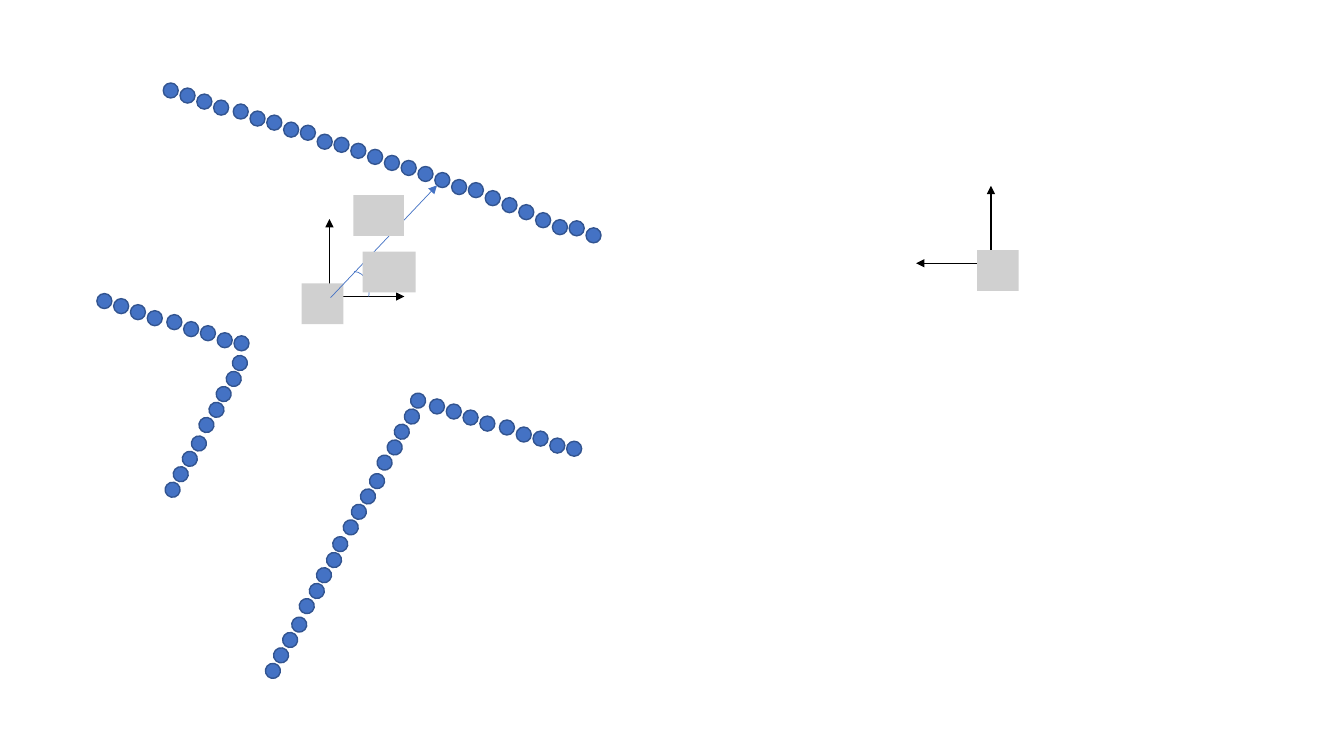
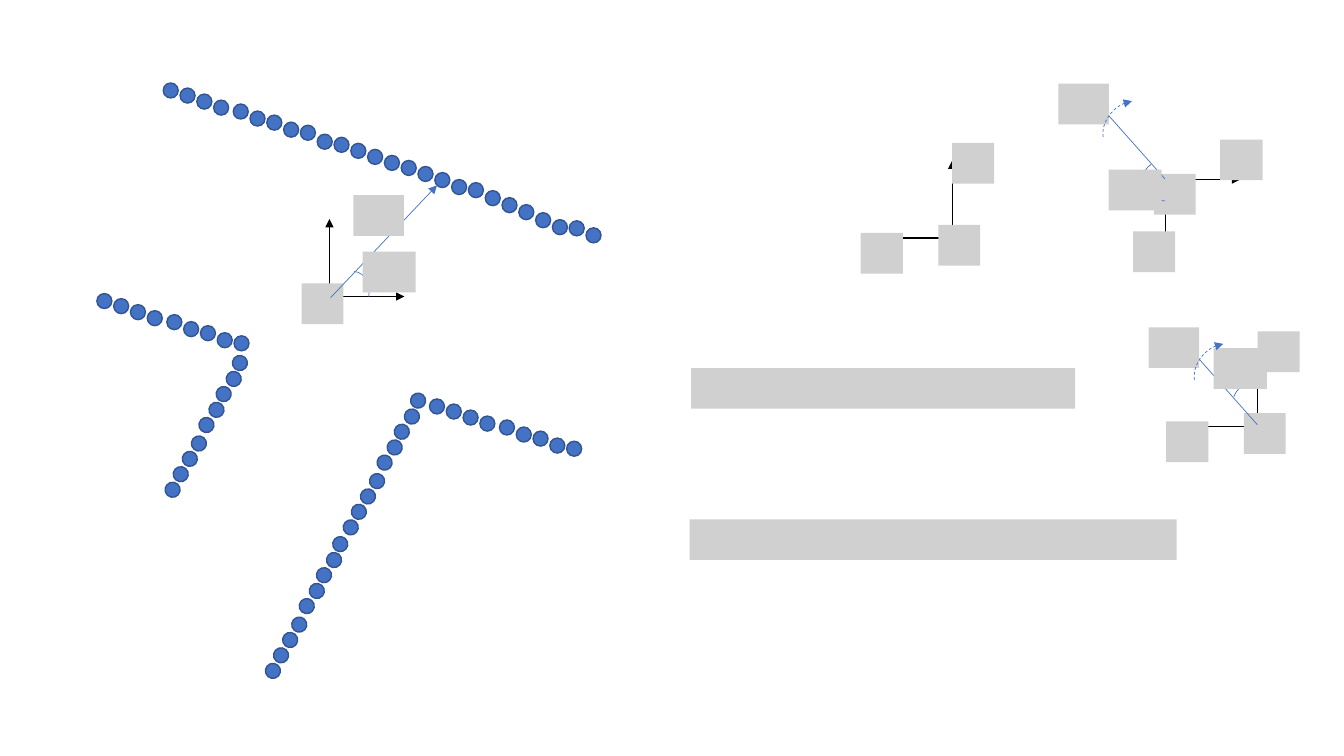
Before and after one commit to ShisatoYano/SLAMDesignUML, a slide deck: slide 1 of SLAM_Theoretical_Formulas.pptx. Drawn at 1344x756 pixels with LibreOffice and Linux fonts; fonts in the diff are those of the drawing; grey boxes stand for pictures. Boxes give left, top, right and bottom in pixels: in the first picture for what was removed or moved away, otherwise in the second. Text is boxed around its words. In the diff, an @@ line names an element or a change of style, - is before the commit and + after.

Commit message:
add coordinate of scan laser and robot

```diff
--- a/SLAM_Theoretical_Formulas.pptx
+++ b/SLAM_Theoretical_Formulas.pptx
@@ picture added at (1059,84,1109,124) @@
@@ arrow added from (1166, 179) to (1085, 88), #4472C4 0.5 pt @@
@@ arc (boxed as its full ellipse) added at (1093,90,1167,164), outline #4472C4 0.5 pt dashed @@
@@ picture added at (953,143,995,184) @@
@@ picture added at (1221,139,1263,179) @@
@@ picture added at (1109,169,1163,210) @@
@@ arc (boxed as its full ellipse) added at (1142,160,1189,201), outline #4472C4 0.5 pt @@
@@ picture added at (1154,174,1196,215) @@
@@ arrow added from (1165, 179) to (1240, 179), #000000 1 pt @@
@@ arrow added from (1166, 178) to (1166, 257), #000000 1 pt @@
@@ picture added at (861,233,903,273) @@
@@ 2 arrows, 1 picture: place and size @@
-2 arrows, 1 picture at (917,186,1018,290)
+2 arrows, 1 picture at (877,160,980,265)
@@ picture added at (1133,232,1176,272) @@
@@ picture added at (1149,328,1200,368) @@
@@ arrow added from (1257, 424) to (1177, 334), #4472C4 0.5 pt @@
@@ arc (boxed as its full ellipse) added at (1184,333,1258,407), outline #4472C4 0.5 pt dashed @@
@@ picture added at (1214,348,1267,388) @@
@@ arrow added from (1258, 427) to (1258, 349), #000000 1 pt @@
@@ picture added at (1258,332,1301,372) @@
@@ picture added at (692,368,1076,408) @@
@@ arc (boxed as its full ellipse) added at (1230,379,1277,431), outline #4472C4 0.5 pt @@
@@ picture added at (1244,413,1286,454) @@
@@ picture added at (1167,421,1209,462) @@
@@ arrow added from (1259, 426) to (1183, 426), #000000 1 pt @@
@@ picture added at (690,519,1177,560) @@
```
